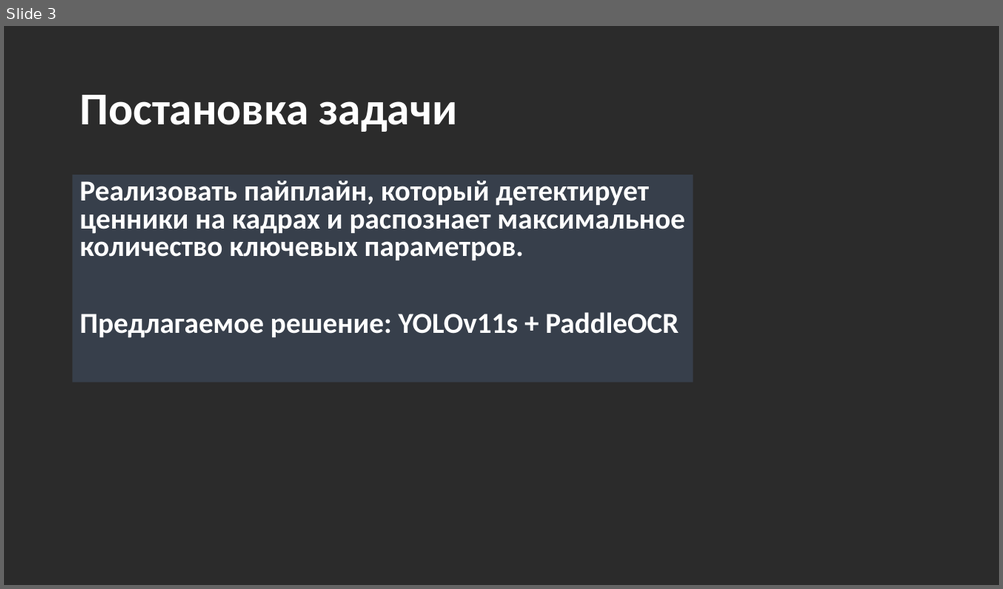
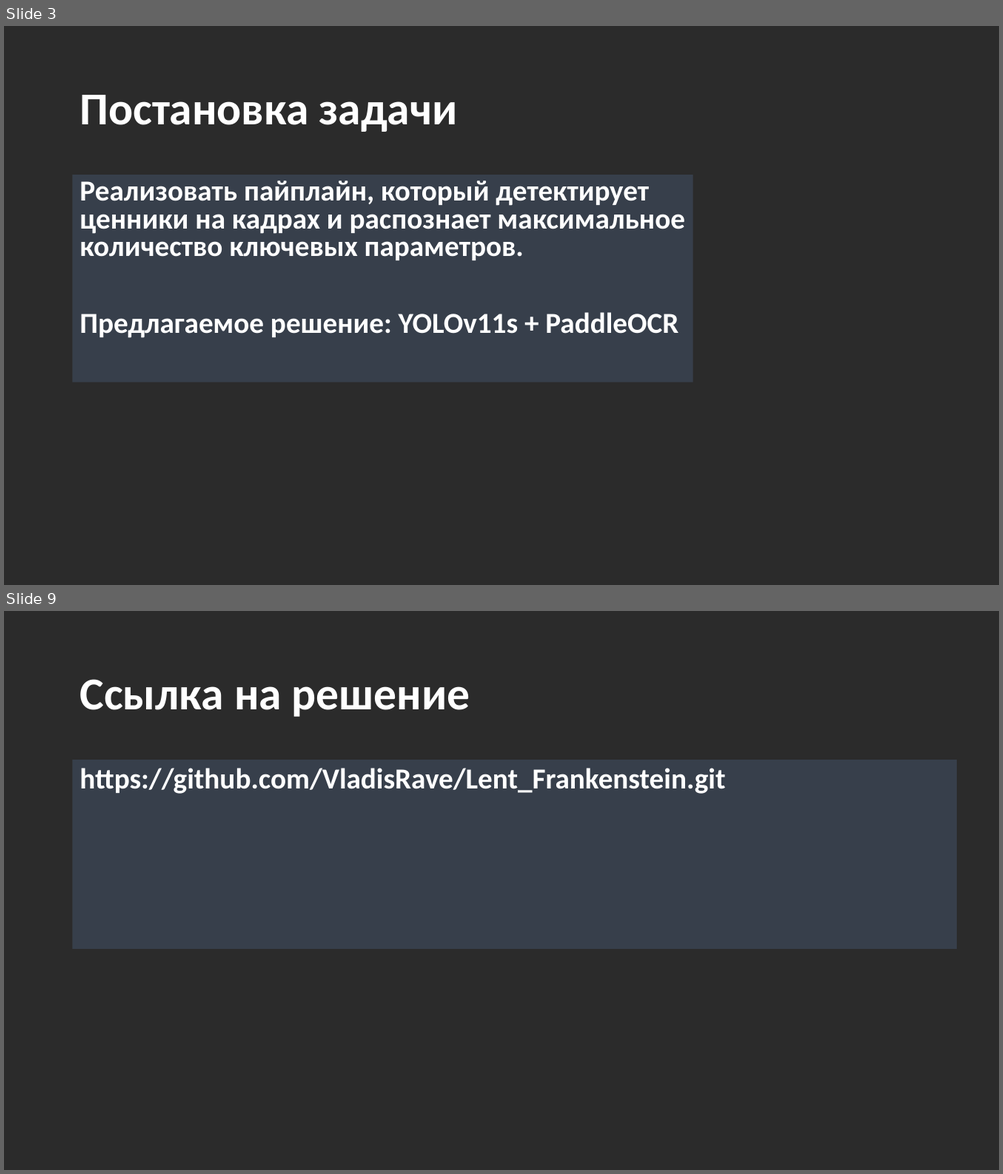
Before and after one commit to VladisRave/Lent_Frankenstein, a slide deck: Lent_Frankenstein.pptx. Shown one above the other, each under a label of ours: slide 3 before the commit, slides 3 and 9 after it; the slides between them are not shown. The pictures are 1003x589 and 1003x1174 pixels, drawn with LibreOffice and Linux fonts; fonts in the diff are those of the drawing; background and template pictures are left out; a plain dark background stands for a picture behind light text. Boxes give left, top, right and bottom in pixels: in the first picture for what was removed or moved away, otherwise in the second. Text is boxed around its words. In the diff, an @@ line names an element or a change of style, - is before the commit and + after.

```diff
--- a/Lent_Frankenstein.pptx
+++ b/Lent_Frankenstein.pptx
@@ slide 9 added at [4, 611, 999, 1170], background picture (left out) @@
@@ title added at [79, 679, 470, 717], 44 pt, text #FFFFFF, bold @@
+Ссылка на решение
@@ text added at [73, 760, 957, 950], fill #44546A at 51% opacity, 28 pt, text #FFFFFF, bold @@
+https://github.com/VladisRave/Lent_Frankenstein.git
```
Also in this commit, not shown: 2 slides changed, 4 other slides added, 1 slide removed, 2 other files.
